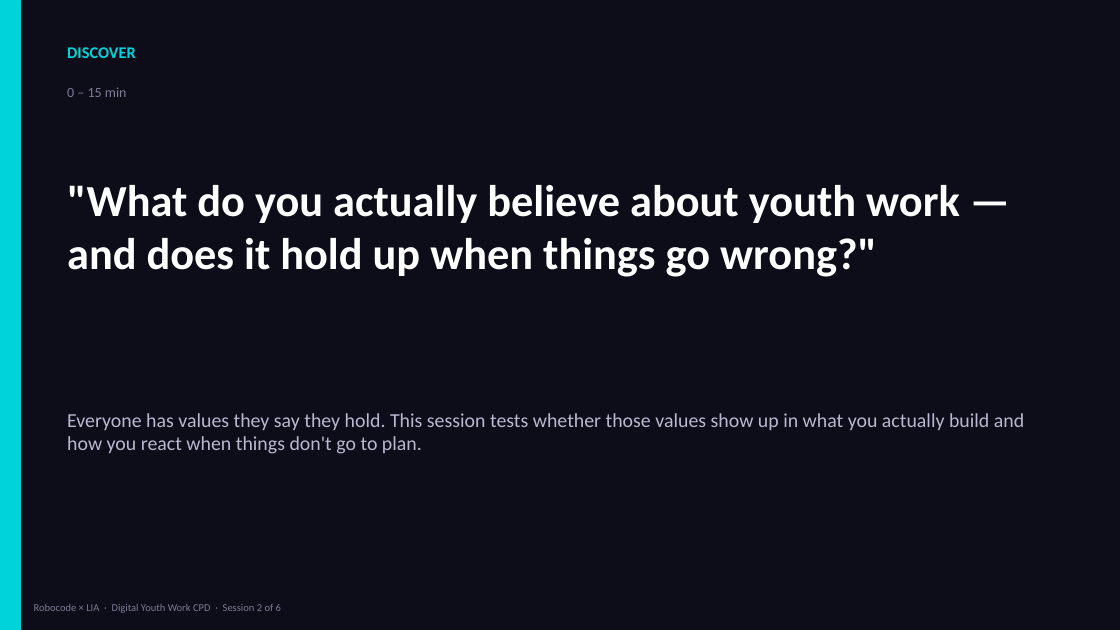
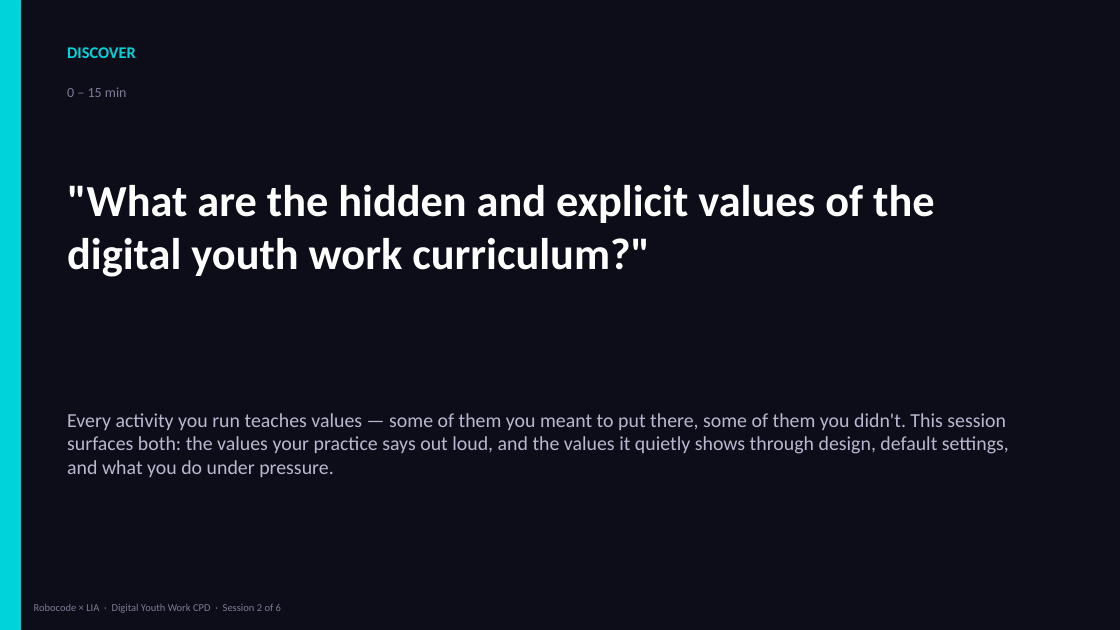
Before and after one commit to bh1ff/cpd-v2, a slide deck: slide 3 of assets/downloads/Session-2-Your-Values-Under-Pressure.pptx. Drawn at 1120x630 pixels with LibreOffice and Linux fonts; fonts in the diff are those of the drawing. Boxes give left, top, right and bottom in pixels: in the first picture for what was removed or moved away, otherwise in the second. Text is boxed around its words. In the diff, an @@ line names an element or a change of style, - is before the commit and + after.

```diff
--- a/assets/downloads/Session-2-Your-Values-Under-Pressure.pptx
+++ b/assets/downloads/Session-2-Your-Values-Under-Pressure.pptx
@@ text at bbox=[67, 185, 934, 277]: text changed @@
-"What do you actually believe about youth work — and does it hold up when things go wrong?"
+"What are the hidden and explicit values of the digital youth work curriculum?"
@@ text at bbox=[67, 413, 1009, 477]: text changed @@
-Everyone has values they say they hold. This session tests whether those values show up in what you actually build and how you react when things don't go to plan.
+Every activity you run teaches values — some of them you meant to put there, some of them you didn't. This session surfaces both: the values your practice says out loud, and the values it quietly shows through design, default settings, and what you do under pressure.
```
Also in this commit, not shown: 9 other files.
